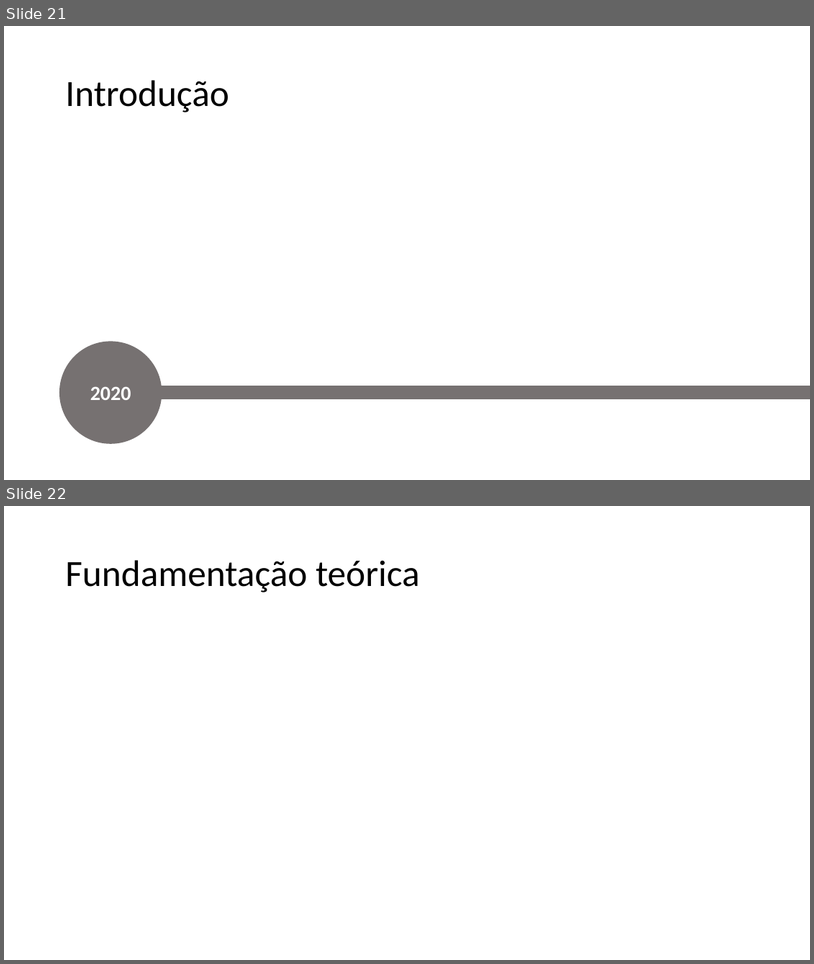
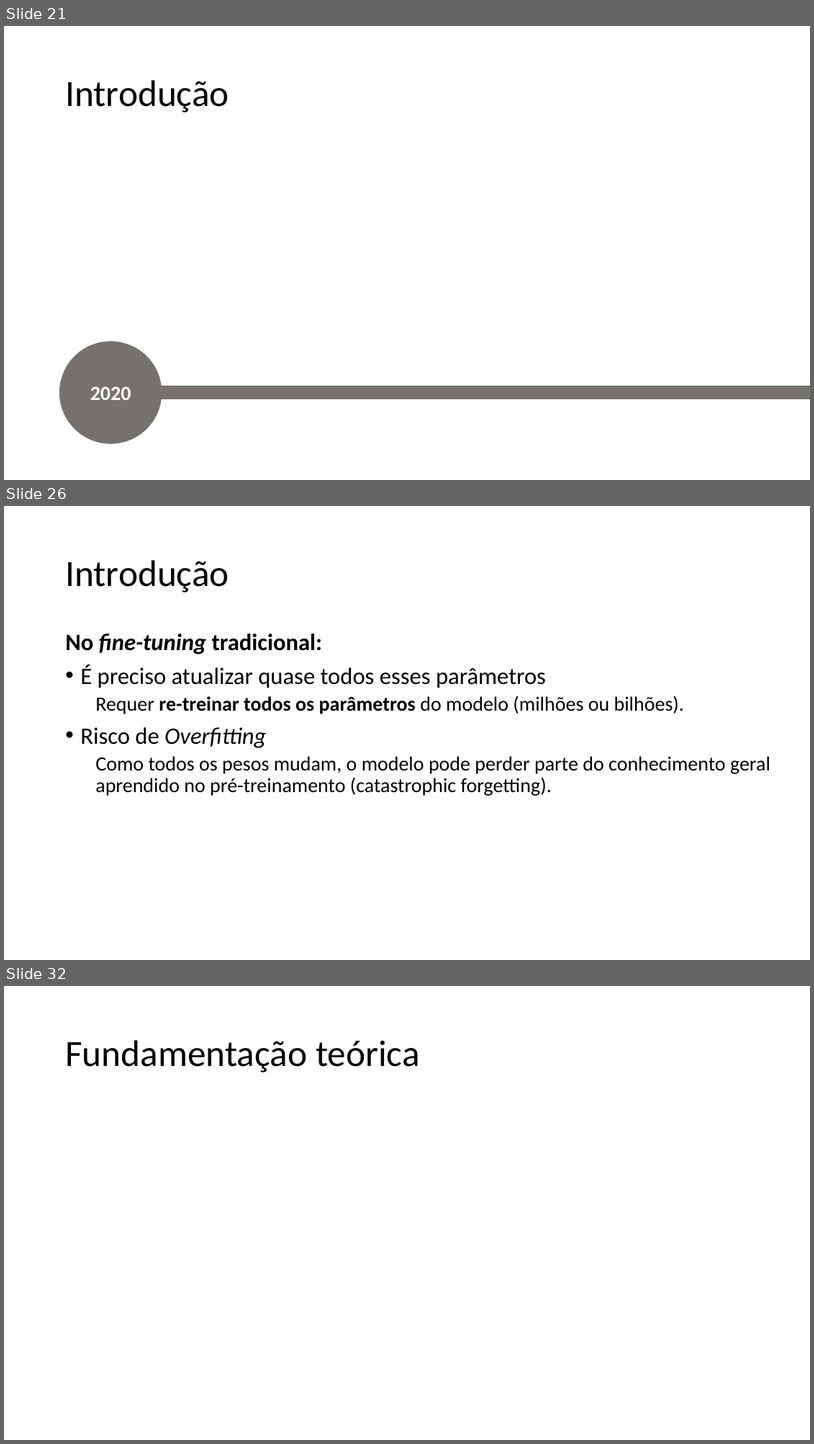
Before and after one commit to guerrato/guerrato_967_tp558, a slide deck: seminarios/ciclo 2/TP558_LoRA.pptx. Shown one above the other, each under a label of ours: slides 21 and 22 before the commit, slides 21, 26 and 32 after it; the slides between them are not shown. The pictures are 814x964 and 814x1444 pixels, drawn with LibreOffice and Linux fonts; fonts in the diff are those of the drawing; grey boxes stand for pictures; background and template pictures are left out. Boxes give left, top, right and bottom in pixels: in the first picture for what was removed or moved away, otherwise in the second. Text is boxed around its words. In the diff, an @@ line names an element or a change of style, - is before the commit and + after.

Commit message:
Add fundamentacao and start treinamento

```diff
--- a/seminarios/ciclo 2/TP558_LoRA.pptx
+++ b/seminarios/ciclo 2/TP558_LoRA.pptx
@@ slide 26 added at box(4, 506, 810, 960), background #FFFFFF @@
@@ title added at box(65, 560, 229, 592), 44 pt, text #000000 @@
+Introdução
@@ text added at box(65, 633, 771, 795), 24 pt, text #000000 @@
+No fine-tuning tradicional:
+• É preciso atualizar quase todos esses parâmetros
+  Requer re-treinar todos os parâmetros do modelo (milhões ou bilhões).
+• Risco de Overfitting
+  Como todos os pesos mudam, o modelo pode perder parte do conhecimento geral aprendido no pré-treinamento (catastrophic forgetting).
@@ what was slide 22 is now slide 32 @@
```
Also in this commit, not shown: 4 slides changed, 9 other slides added.
